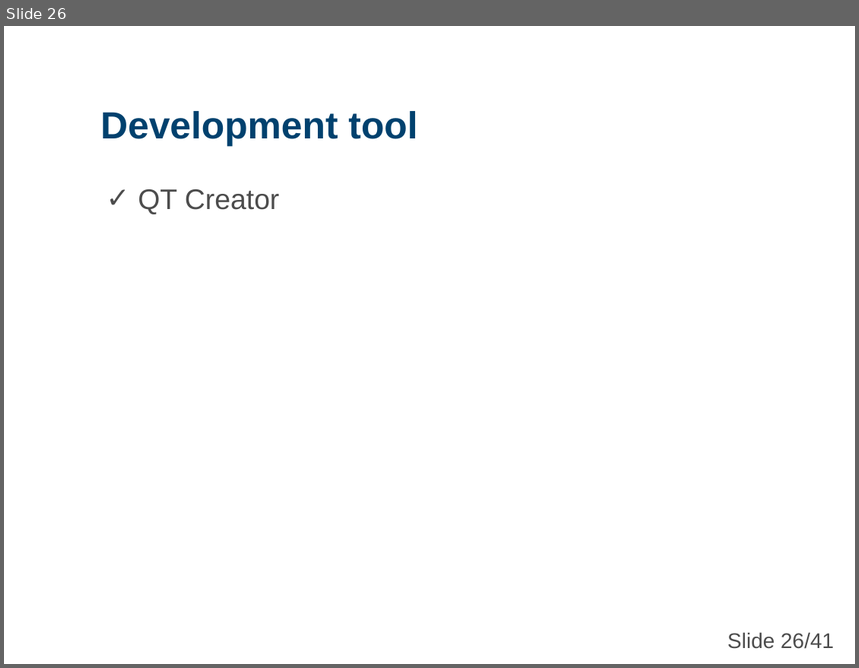
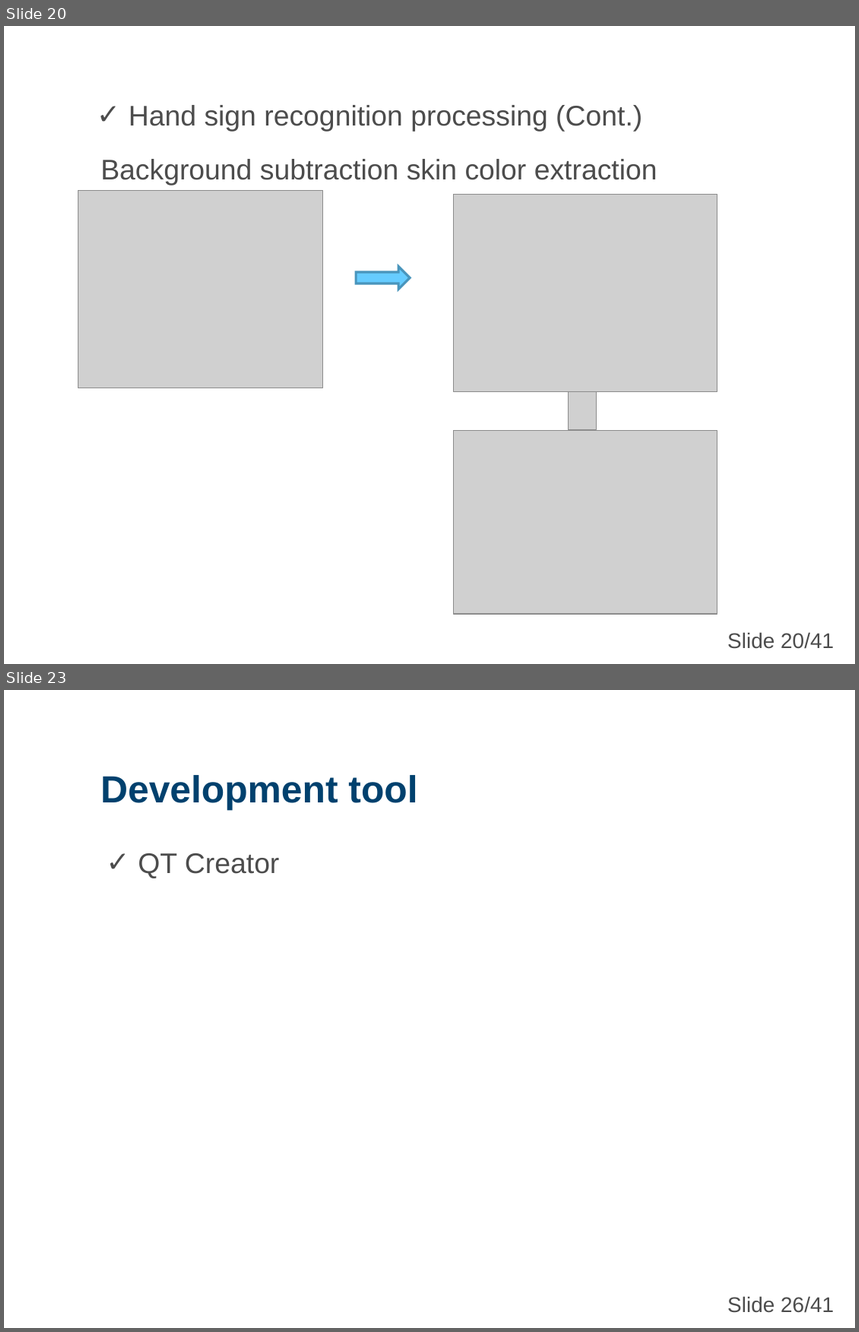
Before and after one commit to nicknguyen071093/CapstoneProject, a slide deck: Baocao/1007/Tan/CapstoneProject.ppt. Shown one above the other, each under a label of ours: slide 26 before the commit, slides 20 and 23 after it; the slides between them are not shown. The pictures are 859x668 and 859x1332 pixels, drawn with LibreOffice and Linux fonts; fonts in the diff are those of the drawing; grey boxes stand for pictures; background and template pictures are left out. Boxes give left, top, right and bottom in pixels: in the first picture for what was removed or moved away, otherwise in the second. Text is boxed around its words. In the diff, an @@ line names an element or a change of style, - is before the commit and + after.

```diff
--- a/Baocao/1007/Tan/CapstoneProject.ppt
+++ b/Baocao/1007/Tan/CapstoneProject.ppt
@@ slide 20 added at <box>4,26,855,664</box>, background picture (left out) @@
@@ text added at <box>129,105,642,132</box>, 24 pt, text #4C4C4C @@
+✓ Hand sign recognition processing (Cont.)
@@ text added at <box>101,159,658,186</box>, 24 pt, text #4C4C4C @@
+Background subtraction skin color extraction
@@ picture added at <box>78,190,322,388</box> @@
@@ picture added at <box>453,195,718,392</box> @@
@@ right arrow added at <box>357,267,410,290</box>, fill #66CCFF, outline #4995BC 2.01 pt @@
@@ picture added at <box>569,392,597,430</box> @@
@@ picture added at <box>453,431,718,614</box> @@
@@ text added at <box>728,632,834,649</box>, 18 pt, text #4C4C4C @@
+Slide 20/41
@@ what was slide 26 is now slide 23 @@
```
Also in this commit, not shown: 4 slides changed, 1 other slide added, 5 slides removed.
